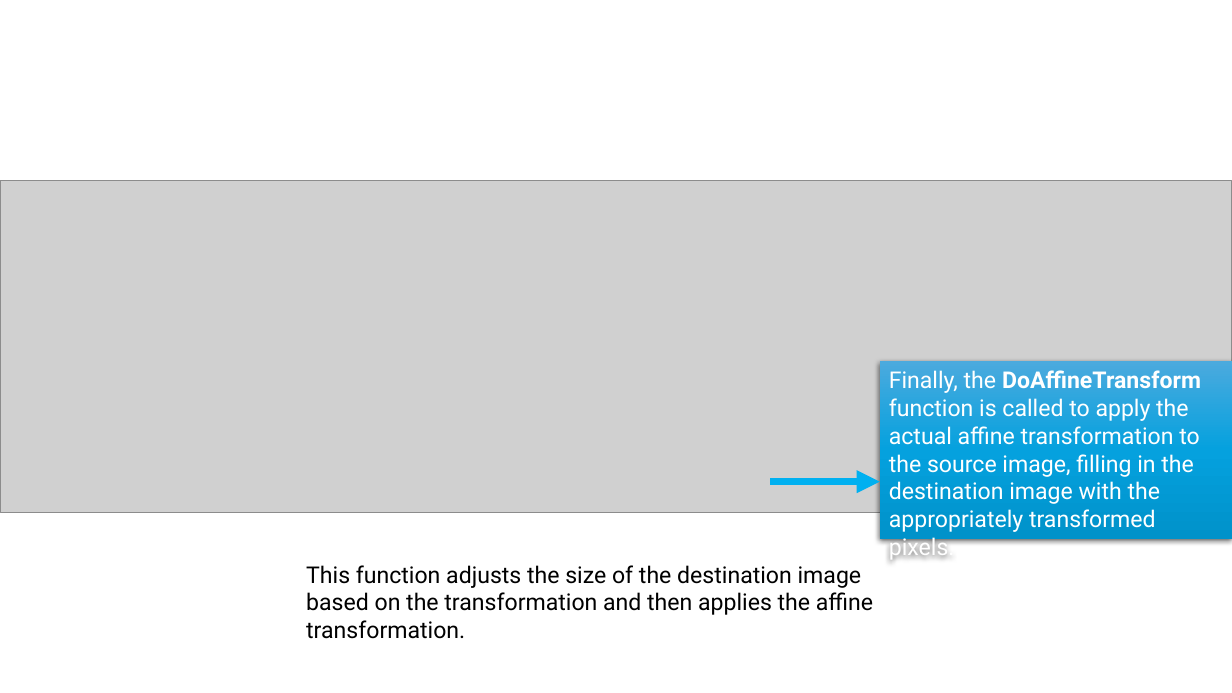
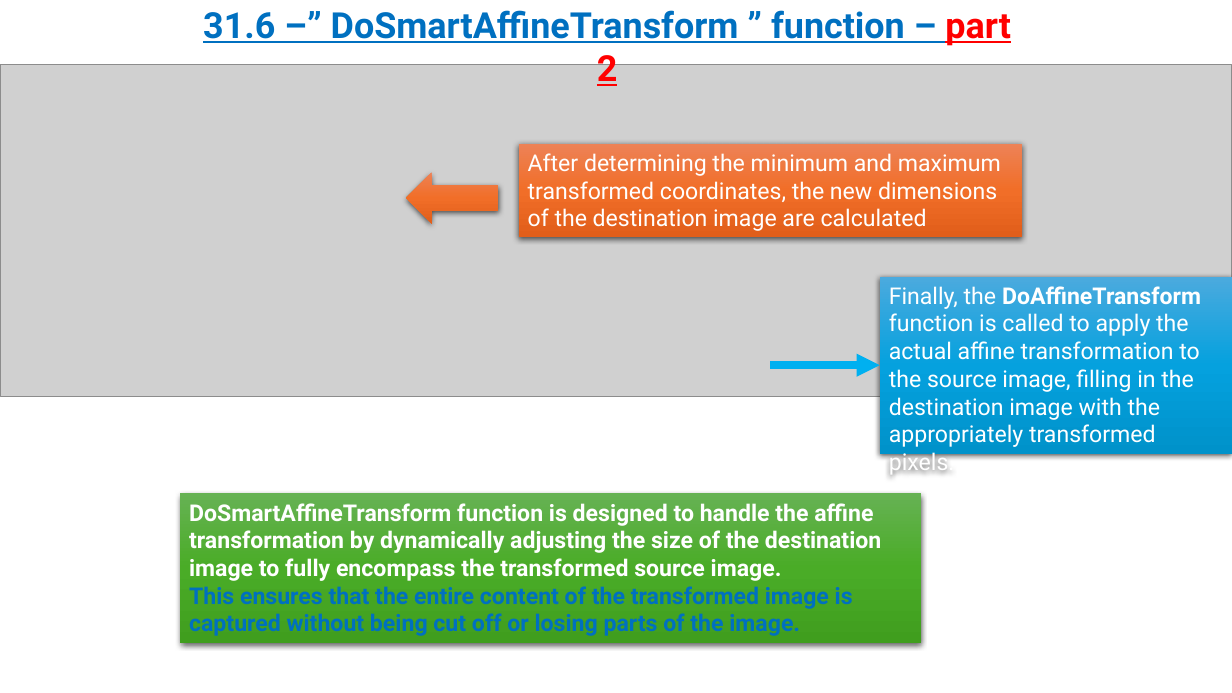
Before and after one commit to omripony/image-processing, a slide deck: slide 14 of labs/lab31-waiting for grade/version 2/1950-2210-7939-ImPr31-2.pptx (slide 15 before the commit). Drawn at 1232x693 pixels with LibreOffice and Linux fonts; fonts in the diff are those of the drawing; grey boxes stand for pictures. Boxes give left, top, right and bottom in pixels: in the first picture for what was removed or moved away, otherwise in the second. Text is boxed around its words. In the diff, an @@ line names an element or a change of style, - is before the commit and + after.

```diff
--- a/labs/lab31-waiting for grade/version 2/1950-2210-7939-ImPr31-2.pptx
+++ b/labs/lab31-waiting for grade/version 2/1950-2210-7939-ImPr31-2.pptx
@@ text added at box(203, 10, 1011, 90), 28 pt, text #0070C0, bold, underline @@
+31.6 –” DoSmartAffineTransform ” function – part 2
@@ picture: place and size @@
-picture at box(0, 180, 1232, 513)
+picture at box(0, 64, 1232, 396)
@@ rectangle added at box(518, 143, 1022, 237), fill gradient #ED8257 to #F26E29 to #E25F1A, 18 pt, text #FFFFFF @@
+After determining the minimum and maximum transformed coordinates, the new dimensions of the destination image are calculated
@@ right arrow added at box(406, 172, 498, 224), fill gradient #ED8257 to #F26E29 to #E25F1A @@
@@ rectangle "Finally, the DoAffineTransform function is ...": place and size @@
-rectangle "Finally, the DoAffineTransform function is ..." at box(880, 361, 1232, 539)
+rectangle "Finally, the DoAffineTransform function is ..." at box(880, 276, 1232, 454)
@@ arrow moved from (771, 482) - (880, 482) to (771, 365) - (880, 365) @@
@@ rectangle added at box(180, 494, 921, 643), fill gradient #66B354 to #4BAD28 to #409F1E, 18 pt, text #FFFFFF, bold @@
+DoSmartAffineTransform function is designed to handle the affine transformation by dynamically adjusting the size of the destination image to fully encompass the transformed source image.
+This ensures that the entire content of the transformed image is captured without being cut off or losing parts of the image.
@@ text removed at box(306, 565, 873, 639) @@
-This function adjusts the size of the destination image based on the transformation and then applies the affine transformation.
```
Also in this commit, not shown: 13 other slides changed, 2 slides added, 3 slides removed.
